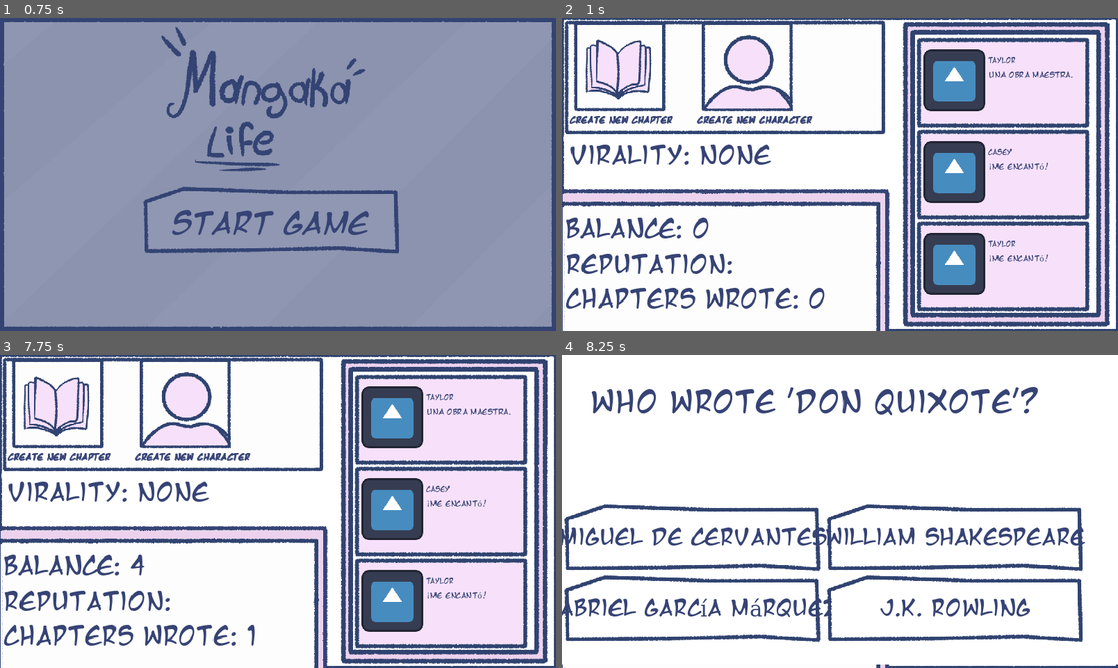
Above: before the commit, frames 1-4 (two rows, left to right).
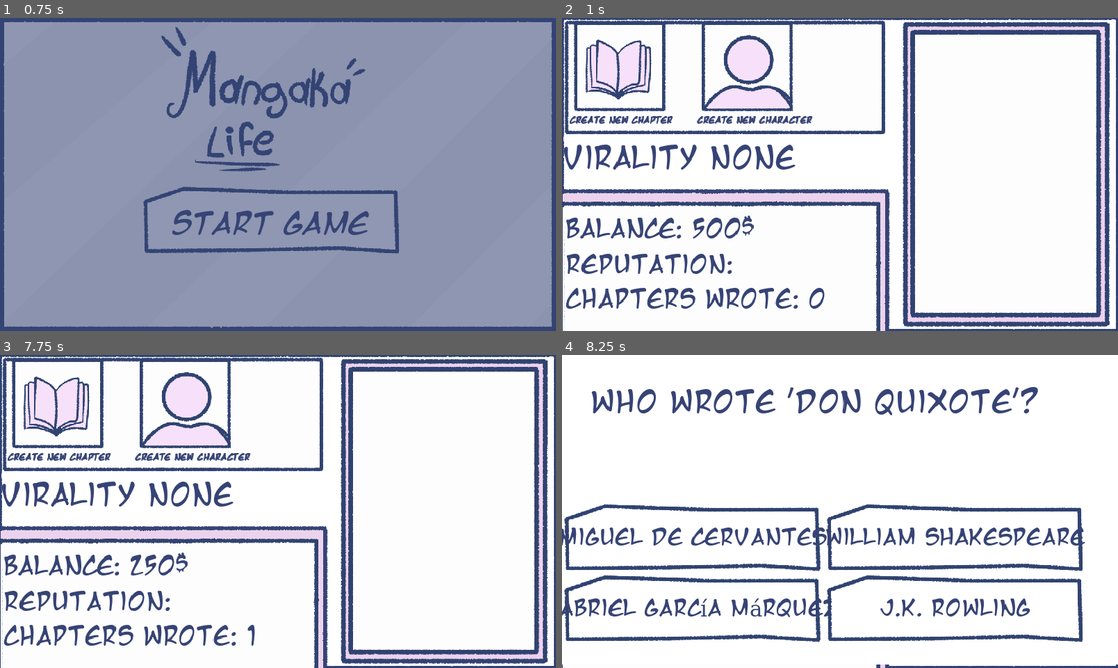
Above: after the commit, the same moments.

Repository: Noodle-Dev/Mangaka-Life
Game: Godot game, scene res://assets/scenes/Menus/Main_Menu.tscn
The game is run twice, just before and just after one commit, with the same random seed, the same clock (stepped at 60 frames per second) and the same inputs. The project has no main scene, so this scene is started directly. The engine's default icon, where the game draws it, is replaced by a stand-in: a white triangle on a blue panel in a dark square.
Inputs (mouse positions are in pixels of both pictures, inside the frame that each line leads up to):
- Up to frame 1 (0.75 s): click "Start Game" at 0.5 s
- Up to frame 2 (1 s): no input
- Up to frame 3 (7.75 s): click "Create New CHapter" at 1.25 s; click "Create New CHapter" at 2 s; click "Create New Character" at 2.75 s; click "Create New Character" at 3.5 s; click "Paris" at 4.25 s; click "15" at 5 s; click "Simba" at 5.75 s; click "10" at 6.5 s; click (278, 502) at 7.25 s
- Up to frame 4 (8.25 s): click "Create New CHapter" at 8 s

Frame 1 is identical in both runs. In frame 2, 29% of the frame differs, in the area x 0-95%, y 6-94%; in frame 3, 29%; in frame 4, nothing differs.

Commit message:
Minor changes

Diff:
--- a/assets/scenes/Mechanics_Scenes/Chapter_Maker_Scene.tscn
+++ b/assets/scenes/Mechanics_Scenes/Chapter_Maker_Scene.tscn
@@ -148,7 +148,7 @@
 anchor_right = 1.0
 anchor_bottom = 1.0
 offset_top = 685.0
-offset_right = 0.000854492
+offset_right = 0.000976563
 offset_bottom = 361.0
 grow_horizontal = 2
 grow_vertical = 2
--- a/assets/scenes/Menus/MainStats_Menu.tscn
+++ b/assets/scenes/Menus/MainStats_Menu.tscn
@@ -139,12 +139,15 @@
 theme_override_constants/separation = 190
 
 [node name="Critic" parent="UI/Manga_Bg/Virality/Critics_Holder" instance=ExtResource("2_npwkf")]
+visible = false
 layout_mode = 2
 
 [node name="Critic2" parent="UI/Manga_Bg/Virality/Critics_Holder" instance=ExtResource("2_npwkf")]
+visible = false
 layout_mode = 2
 
 [node name="Critic3" parent="UI/Manga_Bg/Virality/Critics_Holder" instance=ExtResource("2_npwkf")]
+visible = false
 layout_mode = 2
 
 [node name="Options" type="TextureRect" parent="UI/Manga_Bg"]
@@ -208,7 +211,8 @@
 text = "Create New Character"
 vertical_alignment = 1
 
-[node name="virality_status" type="RichTextLabel" parent="UI"]
+[node name="virality_statusBLE" type="RichTextLabel" parent="UI"]
+visible = false
 layout_mode = 0
 offset_left = 15.0
 offset_top = 256.0
@@ -218,6 +222,21 @@
 theme_override_fonts/normal_font = ExtResource("4_fl1j6")
 theme_override_font_sizes/normal_font_size = 50
 text = "Virality: None"
+
+[node name="virality_status" type="Label" parent="UI"]
+layout_mode = 1
+anchors_preset = 4
+anchor_top = 0.5
+anchor_bottom = 0.5
+offset_top = -78.0
+offset_right = 460.0
+offset_bottom = 12.0
+grow_vertical = 2
+theme_override_colors/font_color = Color(0.211765, 0.262745, 0.458824, 1)
+theme_override_fonts/font = ExtResource("4_fl1j6")
+theme_override_font_sizes/font_size = 60
+text = "Virality None"
+vertical_alignment = 1
 
 [node name="Chapter_Maker" parent="." instance=ExtResource("11_wo0bl")]
 position = Vector2(0, 727)
--- a/assets/scripts/Chapter_Creation/Critic_User_Logic.gd
+++ b/assets/scripts/Chapter_Creation/Critic_User_Logic.gd
@@ -2,15 +2,17 @@
 
 @onready var user_name = $User/UserName
 @onready var user_opinion = $User/UserOpiniion  # Nombre corregido
+@onready var user_pic = $User/UserPic
 
 @export var good_opinions = ["¡Me encantó!", "Una obra maestra.", "Increíblemente creativo."]
 @export var bad_opinions = ["No es de mi agrado.", "Le falta algo.", "Demasiado simple."]
 @export var random_names = ["Alex", "Jordan", "Taylor", "Morgan", "Casey", "Riley"]
+@export var user_pic_folder = "res://assets/sprites/User pfps/"  # Ruta de la carpeta de imágenes
 
 func _ready():
 	# Verificar si los nodos existen
-	if user_name == null or user_opinion == null:
-		print("Error: Los nodos 'user_name' o 'user_opinion' no están configurados en esta instancia.")
+	if user_name == null or user_opinion == null or user_pic == null:
+		print("Error: Los nodos 'user_name', 'user_opinion' o 'user_pic' no están configurados en esta instancia.")
 		print_tree()  # Imprime la estructura de nodos para depuración
 		return
 
@@ -19,8 +21,8 @@
 
 func set_critic_data():
 	# Verificar si los nodos existen antes de asignar datos
-	if user_name == null or user_opinion == null:
-		print("Error: Los nodos 'user_name' o 'user_opinion' no están configurados.")
+	if user_name == null or user_opinion == null or user_pic == null:
+		print("Error: Los nodos 'user_name', 'user_opinion' o 'user_pic' no están configurados.")
 		return
 
 	# Asigna un nombre aleatorio
@@ -33,5 +35,31 @@
 	var is_good = critic_score >= GlobalData.G_FinalScore
 	user_opinion.text = good_opinions[randi() % good_opinions.size()] if is_good else bad_opinions[randi() % bad_opinions.size()]
 
+	# Asigna una imagen aleatoria
+	set_random_user_pic()
+
 	# Depuración: Imprime el puntaje del crítico y su opinión
 	print("Crítico:", user_name.text, "Puntaje:", critic_score, "Opinión:", user_opinion.text)
+
+func set_random_user_pic():
+	# Genera la lista de nombres de imágenes en formato `ico_X`
+	var image_files = []
+	var index = 1
+	while true:
+		var image_path = "%sico_%d.png" % [user_pic_folder, index]
+		if not FileAccess.file_exists(image_path):
+			break
+		image_files.append(image_path)
+		index += 1
+
+	if image_files.size() == 0:
+		print("Error: No se encontraron imágenes en la carpeta", user_pic_folder)
+		return
+
+	# Escoge una imagen aleatoria y la asigna al TextureRect
+	var random_image = image_files[randi() % image_files.size()]
+	var texture = load(random_image)
+	if texture != null:
+		user_pic.texture = texture
+	else:
+		print("Error: No se pudo cargar la imagen", random_image)
--- a/assets/scripts/Data/Global_Data.gd
+++ b/assets/scripts/Data/Global_Data.gd
@@ -1,5 +1,5 @@
 extends Node
-var G_Balance = 0
+var G_Balance = 500
 var G_Reputation = 0
 var G_Chap_Wrote = 0
 
--- a/assets/scripts/MainStats/main_stats_menu_Logic.gd
+++ b/assets/scripts/MainStats/main_stats_menu_Logic.gd
@@ -20,16 +20,14 @@
 @export var criticism_probability = 0.1  # 10% de probabilidad por frame
 
 func _process(delta):
-	balance.text = "Balance: " + str(GlobalData.G_FinalScore)
+	balance.text = "Balance: " + str(GlobalData.G_Balance) + "$"
 	reputation.text = "Reputation: "
 	chapters_wrote.text = "Chapters wrote: " + str(GlobalData.G_Chap_Wrote)
 	#virality_status.text = "Virality: "
 
-
-	# Genera críticas de manera aleatoria
-	if randf() < criticism_probability:
-		pass
-		#generate_criticism()
+	# Si hay más de un capítulo escrito, genera críticas de manera aleatoria
+	if GlobalData.G_Chap_Wrote > 1 and randf() < criticism_probability:
+		generate_criticism()
 
 func DetermineRep():
 	pass #Basado en GlobalData.G_Reputation determina si tiene buena reputacion, mala reputacion basandonos en un valor que ira subiendo dependiendo en la demanda de los criticos
@@ -48,19 +46,30 @@
 		# Establece los datos del crítico
 		new_critic.set_critic_data(GlobalData.G_FinalScore, random_threshold, likes_higher)
 
-		# Añade el objeto al contenedor de críticas
+		# Añade el objeto al contenedor de críticas (critics_holder)
 		critics_holder.add_child(new_critic)
 
 		# Mensaje de consola para verificar
-		print("Crítico generado con preferencias.")
+		print("Crítico generado y añadido al contenedor de críticas.")
 	else:
 		print("Error: criticObject no es un PackedScene válido.")
 
+
+# Función para manejar el botón de creación de capítulos
 # Función para manejar el botón de creación de capítulos
 func _on_create_chapter_button_pressed():
-	transitions_panels.play("CH_Maker_Enter")
-	# Espera a que termine la animación y luego inicializa el creador de capítulos
-	ChapterMakerPanel.initialize_quiz()
+	# Resta 250 de balance por cada capítulo creado
+	if GlobalData.G_Balance >= 250:
+		GlobalData.G_Balance -= 250
+		balance.text = "Balance: " + str(GlobalData.G_Balance) + "$"
+		transitions_panels.play("CH_Maker_Enter")
+		# Espera a que termine la animación y luego inicializa el creador de capítulos
+		ChapterMakerPanel.initialize_quiz()
+	else:
+		# Si no hay suficiente balance, muestra un mensaje de error o avisa al jugador
+		print("No tienes suficiente balance para crear un capítulo.")
+		# Aquí puedes añadir un mensaje visual en la interfaz si lo prefieres
+
 
 # Función para manejar el botón de creación de personajes
 func _on_create_character_button_pressed():
